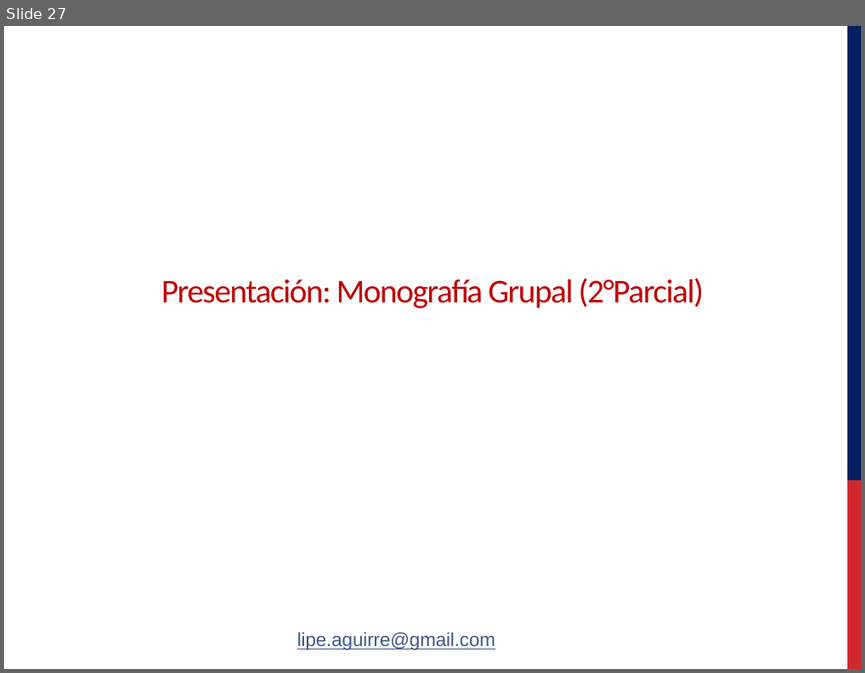
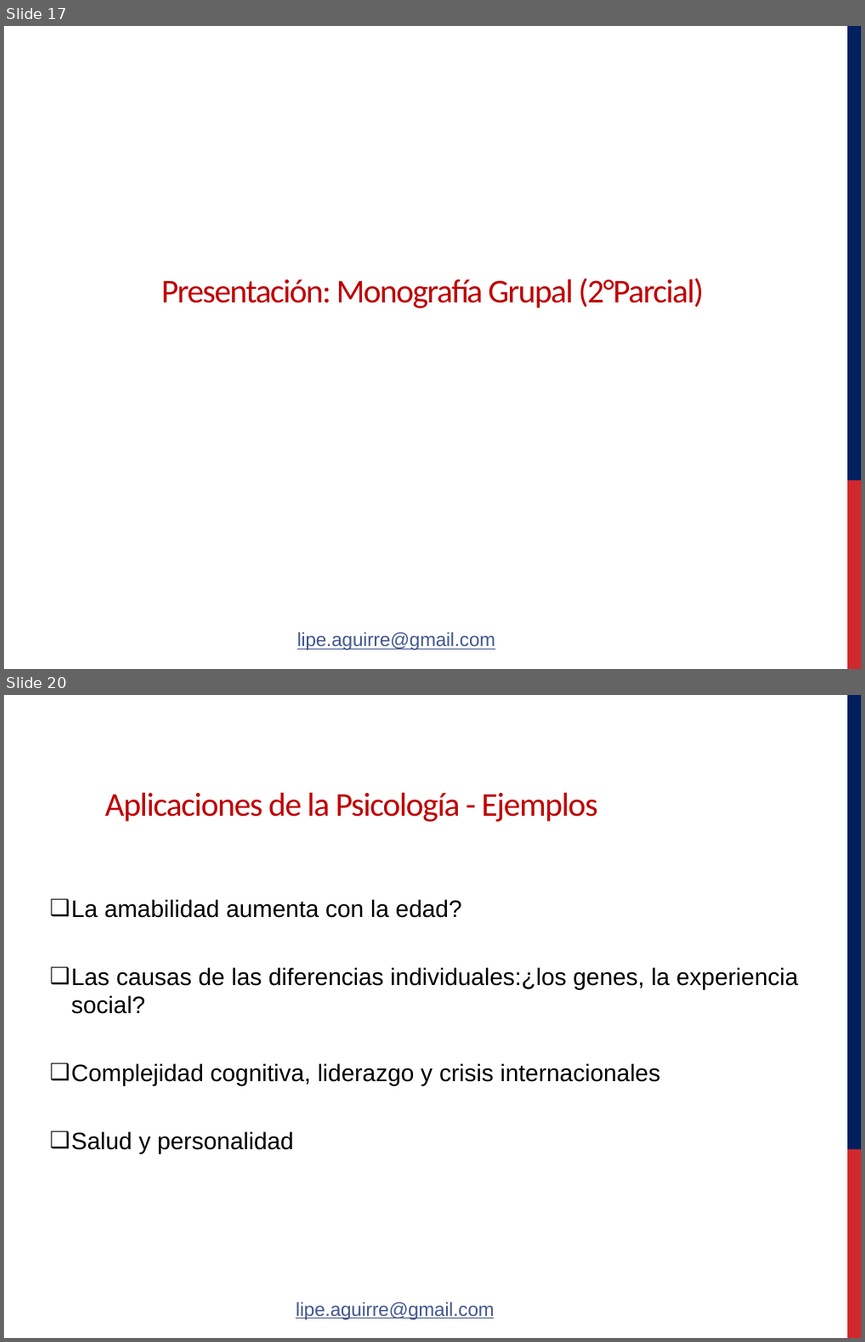
Before and after one commit to felipeaguirre66/FavaloroPerso, a slide deck: Clase 1/Powers/Aguirre - Psicologia de la Personalidad clase Practico 1° 16PF - Lectura de casos - Lic Sanchez Sanda.pptx. Shown one above the other, each under a label of ours: slide 27 before the commit, slides 17 and 20 after it; the slides between them are not shown. The pictures are 865x673 and 865x1342 pixels, drawn with LibreOffice and Linux fonts; fonts in the diff are those of the drawing; background and template pictures are left out. Boxes give left, top, right and bottom in pixels: in the first picture for what was removed or moved away, otherwise in the second. Text is boxed around its words. In the diff, an @@ line names an element or a change of style, - is before the commit and + after.

```diff
--- a/Clase 1/Powers/Aguirre - Psicologia de la Personalidad clase Practico 1° 16PF - Lectura de casos - Lic Sanchez Sanda.pptx
+++ b/Clase 1/Powers/Aguirre - Psicologia de la Personalidad clase Practico 1° 16PF - Lectura de casos - Lic Sanchez Sanda.pptx
@@ slide 20 added at box(4, 695, 861, 1338), background #FFFFFF @@
@@ freeform shape added at box(847, 695, 861, 1149), fill #001F5F @@
@@ title added at box(105, 792, 598, 822), 28 pt, text #C00000 @@
+Aplicaciones de la Psicología - Ejemplos
@@ text added at box(71, 899, 798, 1153), 20 pt, text #000000 @@
+❑ La amabilidad aumenta con la edad?
+❑ Las causas de las diferencias individuales:¿los genes, la experiencia social?
+❑ Complejidad cognitiva, liderazgo y crisis internacionales
+❑ Salud y personalidad
@@ freeform shape added at box(847, 1149, 861, 1338), fill #D1282D @@
@@ text added at box(296, 1301, 494, 1320), 16 pt, text #41568E, underline @@
+lipe.aguirre@gmail.com
@@ what was slide 27 is now slide 17 @@
```
Also in this commit, not shown: 10 other slides added, 1 slide removed, 1 other file.
